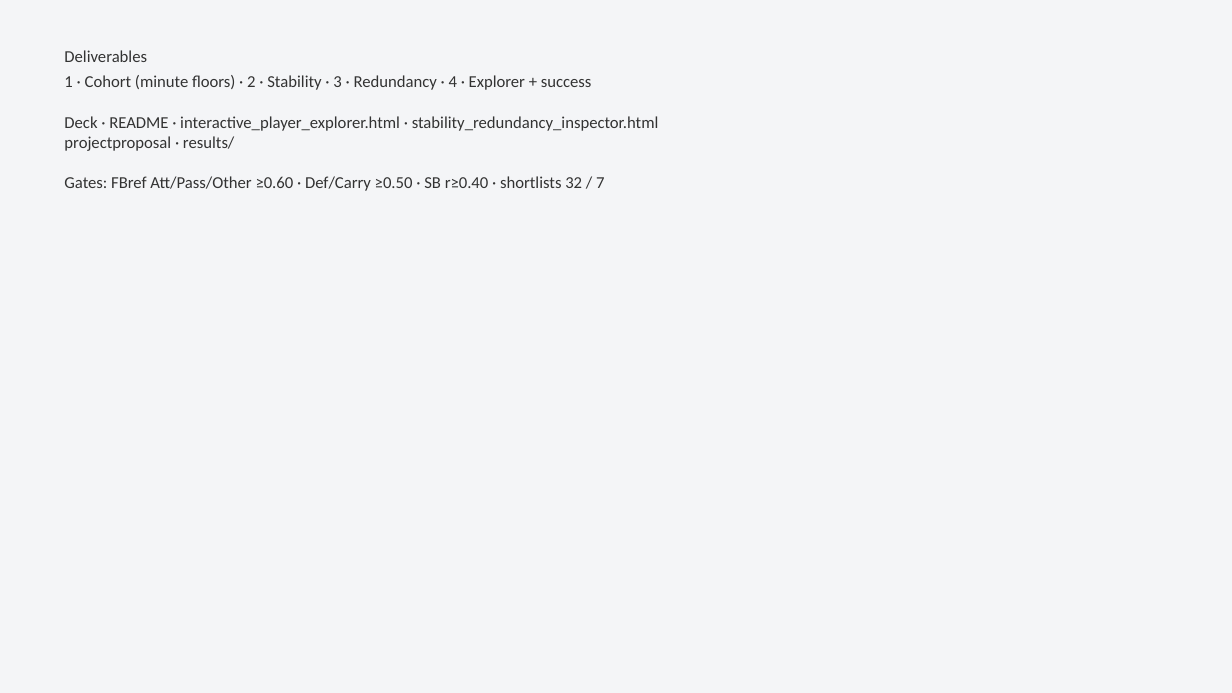
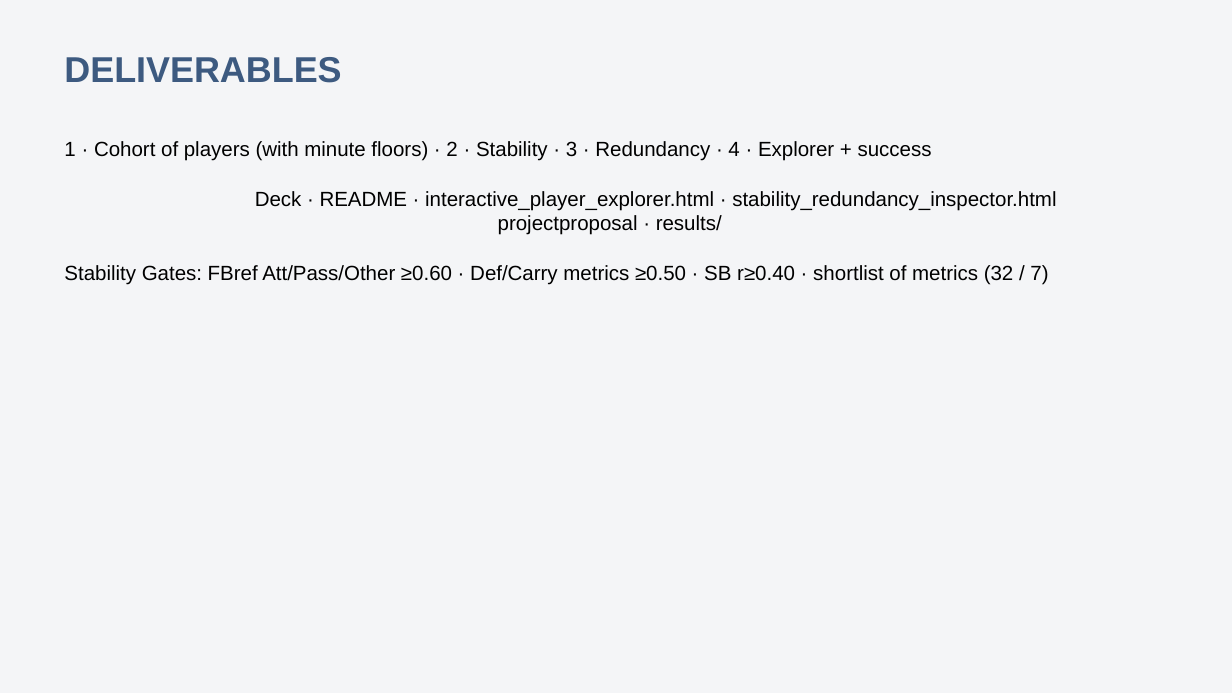
Before and after one commit to colbymorris08/bundesliga-transfer-traits, a slide deck: slide 22 of bundesliga_transfer_traits.pptx (slide 23 before the commit). Drawn at 1232x693 pixels with LibreOffice and Linux fonts; fonts in the diff are those of the drawing. Boxes give left, top, right and bottom in pixels: in the first picture for what was removed or moved away, otherwise in the second. Text is boxed around its words. In the diff, an @@ line names an element or a change of style, - is before the commit and + after.

```diff
--- a/bundesliga_transfer_traits.pptx
+++ b/bundesliga_transfer_traits.pptx
@@ text at [64, 57, 932, 161]: text changed; size 13 to 16 pt; font Calibri to Arial; text colour #333333 to #000000 @@
-Deliverables
-1 · Cohort (minute floors) · 2 · Stability · 3 · Redundancy · 4 · Explorer + success
+DELIVERABLES
+1 · Cohort of players (with minute floors) · 2 · Stability · 3 · Redundancy · 4 · Explorer + success
@@ text at [255, 191, 1056, 235]: size 13 to 16 pt, font Calibri to Arial, text colour #333333 to #000000 in "Deck · README · interactive_player_explorer.html · stability ...", "projectproposal · results/"; alignment left to centre @@
@@ text at [64, 265, 1048, 285]: text changed; size 13 to 16 pt; font Calibri to Arial; text colour #333333 to #000000 @@
-Gates: FBref Att/Pass/Other ≥0.60 · Def/Carry ≥0.50 · SB r≥0.40 · shortlists 32 / 7
+Stability Gates: FBref Att/Pass/Other ≥0.60 · Def/Carry metrics ≥0.50 · SB r≥0.40 · shortlist of metrics (32 / 7)
```
Also in this commit, not shown: 19 other slides changed, 1 slide added, 2 slides removed.
